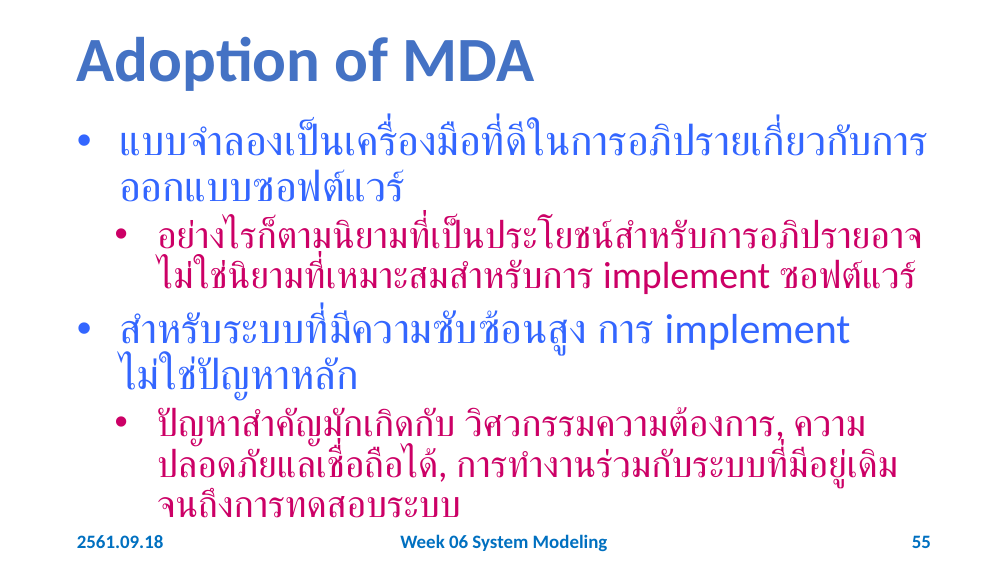
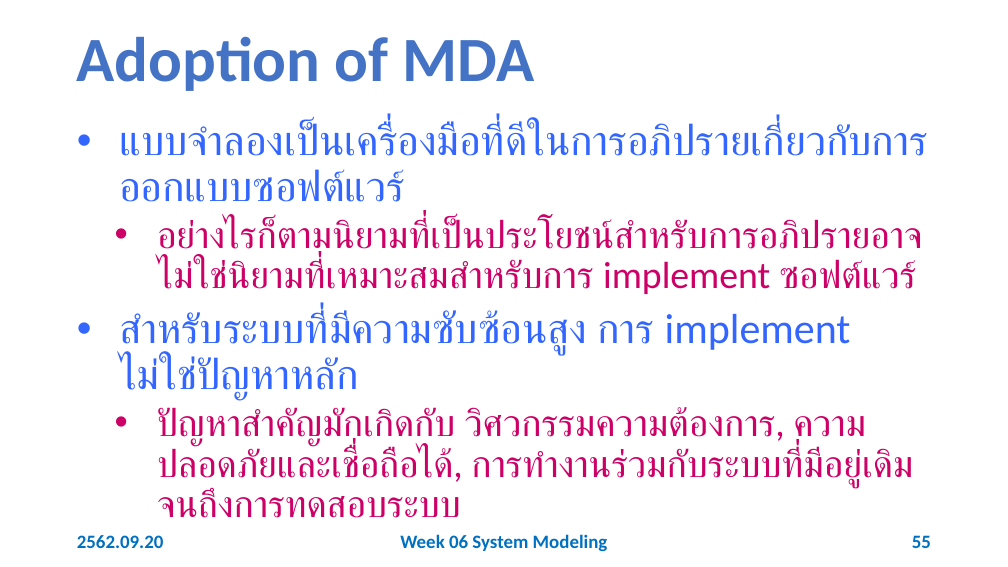
Before and after one commit to 03376806-software-engineering/Week-06-System-Modeling, a slide deck: slide 55 of Slides/Week 06 System Modeling.pptx. Drawn at 1008x567 pixels with LibreOffice and Linux fonts; fonts in the diff are those of the drawing. Boxes give left, top, right and bottom in pixels: in the first picture for what was removed or moved away, otherwise in the second. Text is boxed around its words. In the diff, an @@ line names an element or a change of style, - is before the commit and + after.

```diff
--- a/Slides/Week 06 System Modeling.pptx
+++ b/Slides/Week 06 System Modeling.pptx
@@ text at [157, 407, 914, 518]: text changed @@
-  • ปัญหาสำคัญมักเกิดกับ วิศวกรรมความต้องการ, ความปลอดภัยแลเชื่อถือได้, การทำงานร่วมกับระบบที่มีอยู่เดิม จนถึงการทดสอบระบบ
+  • ปัญหาสำคัญมักเกิดกับ วิศวกรรมความต้องการ, ความปลอดภัยและเชื่อถือได้, การทำงานร่วมกับระบบที่มีอยู่เดิม จนถึงการทดสอบระบบ
@@ text at [77, 535, 164, 548]: text changed @@
-2561.09.18
+2562.09.20
```
Also in this commit, not shown: 56 other slides changed, 1 slide removed.
